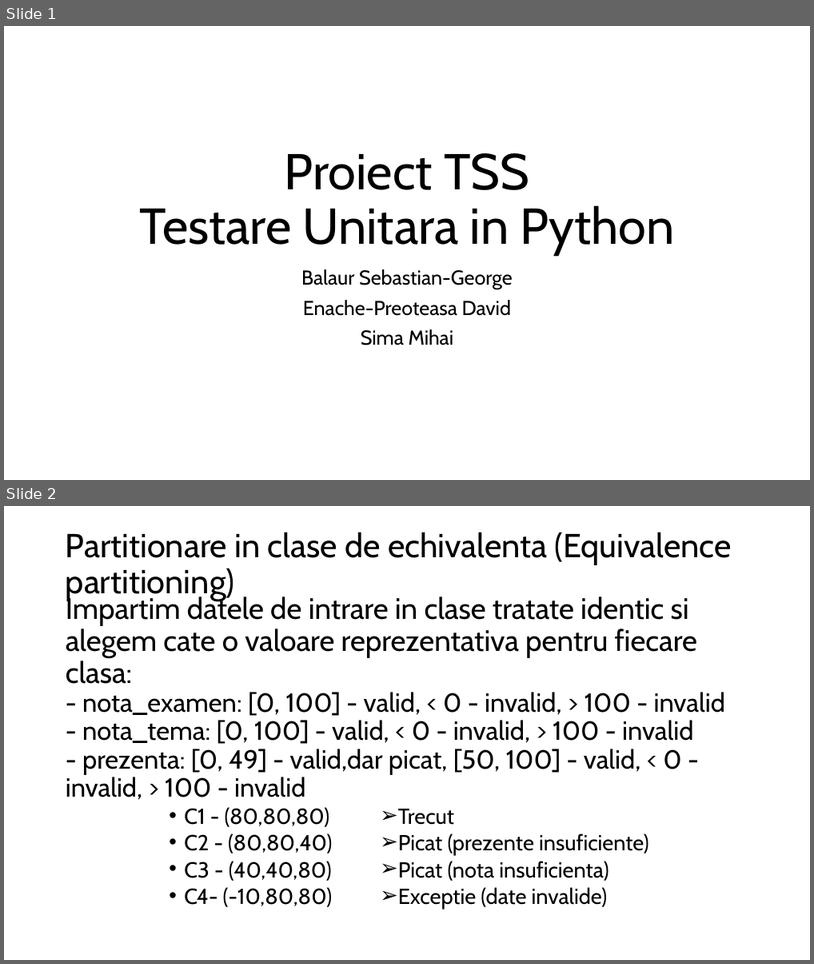
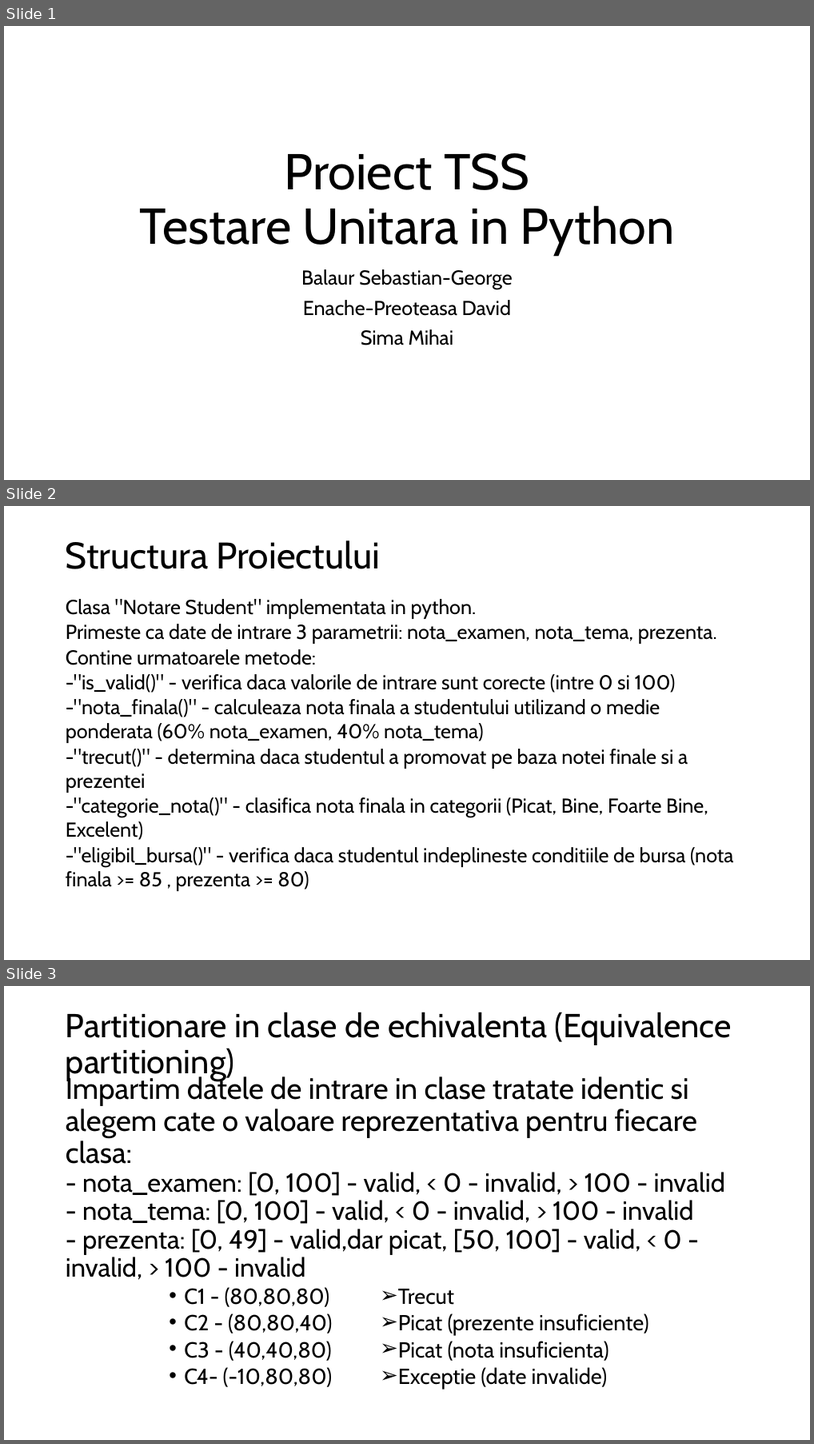
Before and after one commit to BalaurSebastian/TSSProiect, a slide deck: PrezentareProiect.pptx. Shown one above the other, each under a label of ours: slides 1 and 2 before the commit, slides 1, 2 and 3 after it. The pictures are 814x964 and 814x1444 pixels, drawn with LibreOffice and Linux fonts; fonts in the diff are those of the drawing. Boxes give left, top, right and bottom in pixels: in the first picture for what was removed or moved away, otherwise in the second. Text is boxed around its words. In the diff, an @@ line names an element or a change of style, - is before the commit and + after.

Commit message:
Update Powerpoint

```diff
--- a/PrezentareProiect.pptx
+++ b/PrezentareProiect.pptx
@@ slide 2 added at <box>4,506,810,960</box>, background #FFFFFF @@
@@ title added at <box>66,540,381,569</box>, 44 pt, text #000000 @@
+Structura Proiectului
@@ text added at <box>66,599,734,891</box>, 24 pt, text #000000 @@
+Clasa "Notare Student" implementata in python.
+Primeste ca date de intrare 3 parametrii: nota_examen, nota_tema, prezenta.
+Contine urmatoarele metode:
+-"is_valid()" - verifica daca valorile de intrare sunt corecte (intre 0 si 100)
+-"nota_finala()" - calculeaza nota finala a studentului utilizand o medie ponderata (60% nota_examen, 40% nota_tema)
+-"trecut()" - determina daca studentul a promovat pe baza notei finale si a prezentei
+-"categorie_nota()" - clasifica nota finala in categorii (Picat, Bine, Foarte Bine, Excelent)
+-"eligibil_bursa()" - verifica daca studentul indeplineste conditiile de bursa (nota finala >= 85 , prezenta >= 80)
@@ what was slide 2 is now slide 3 @@
```
Also in this commit, not shown: 1 other file.
